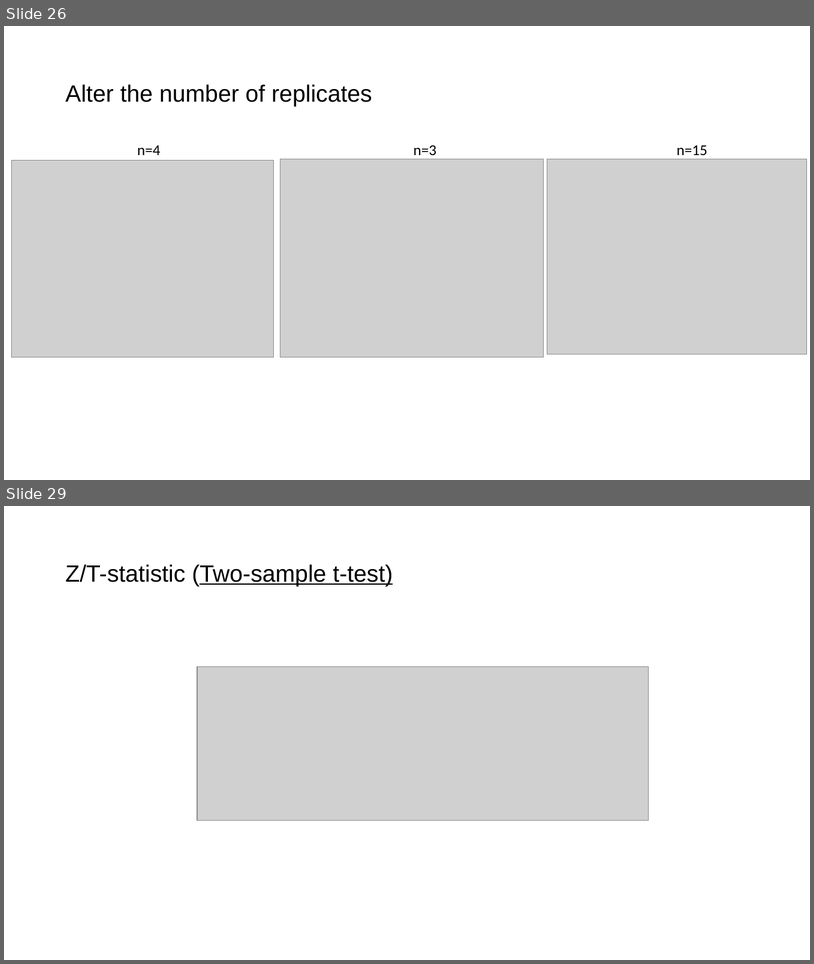
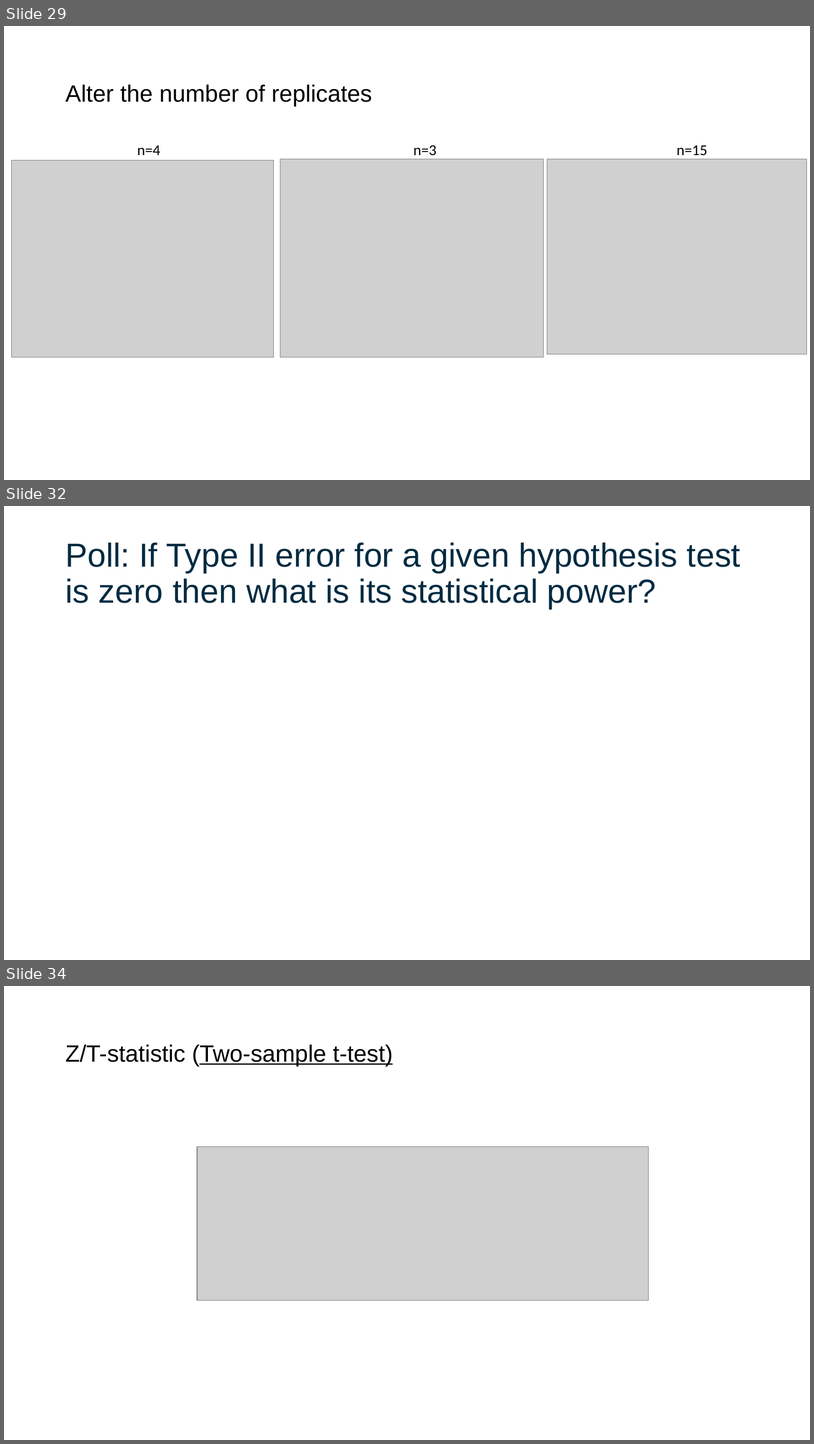
Before and after one commit to gladstone-institutes/Bioinformatics-Workshops, a slide deck: hypothesis-testing/HypothesisTesting.pptx. Shown one above the other, each under a label of ours: slides 26 and 29 before the commit, slides 29, 32 and 34 after it; the slides between them are not shown. The pictures are 814x964 and 814x1444 pixels, drawn with LibreOffice and Linux fonts; fonts in the diff are those of the drawing; grey boxes stand for pictures. Boxes give left, top, right and bottom in pixels: in the first picture for what was removed or moved away, otherwise in the second. Text is boxed around its words. In the diff, an @@ line names an element or a change of style, - is before the commit and + after.

```diff
--- a/hypothesis-testing/HypothesisTesting.pptx
+++ b/hypothesis-testing/HypothesisTesting.pptx
@@ slide 32 added at <box>4,506,810,960</box>, background #FFFFFF @@
@@ title added at <box>65,542,741,609</box>, 39.6 pt, text #002A40 @@
+Poll: If Type II error for a given hypothesis test is zero then what is its statistical power?
@@ what was slide 26 is now slide 29 @@
@@ what was slide 29 is now slide 34 @@
```
Also in this commit, not shown: 9 slides changed, 5 other slides added.
